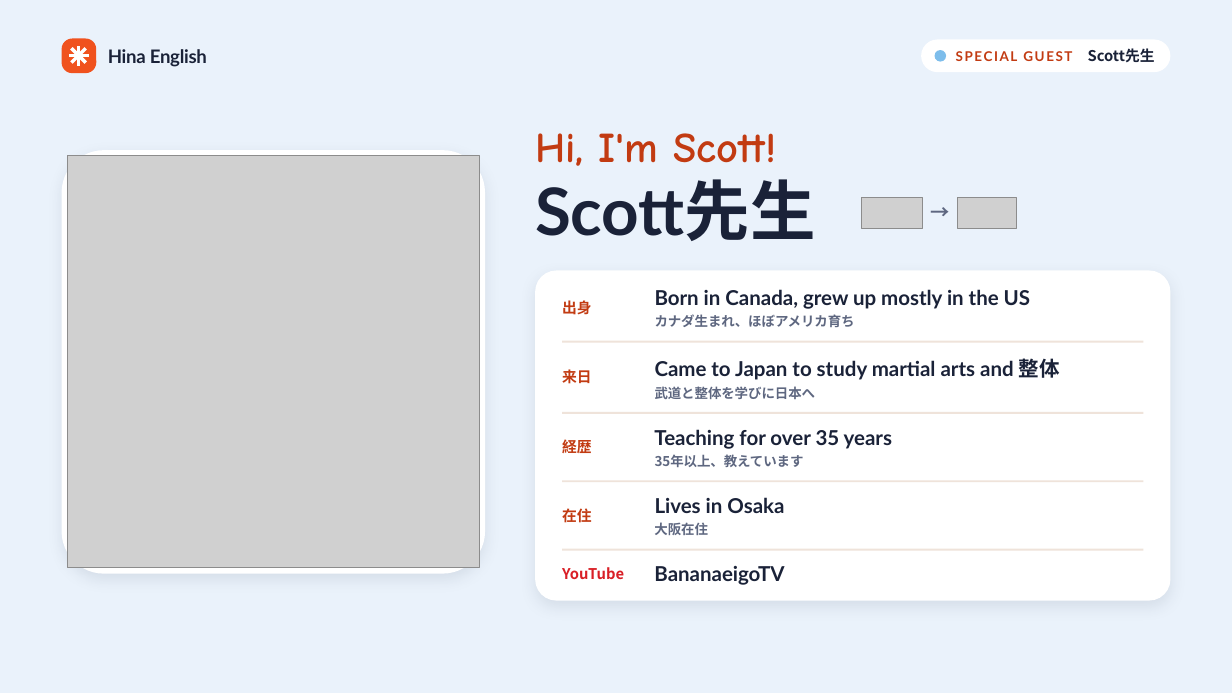
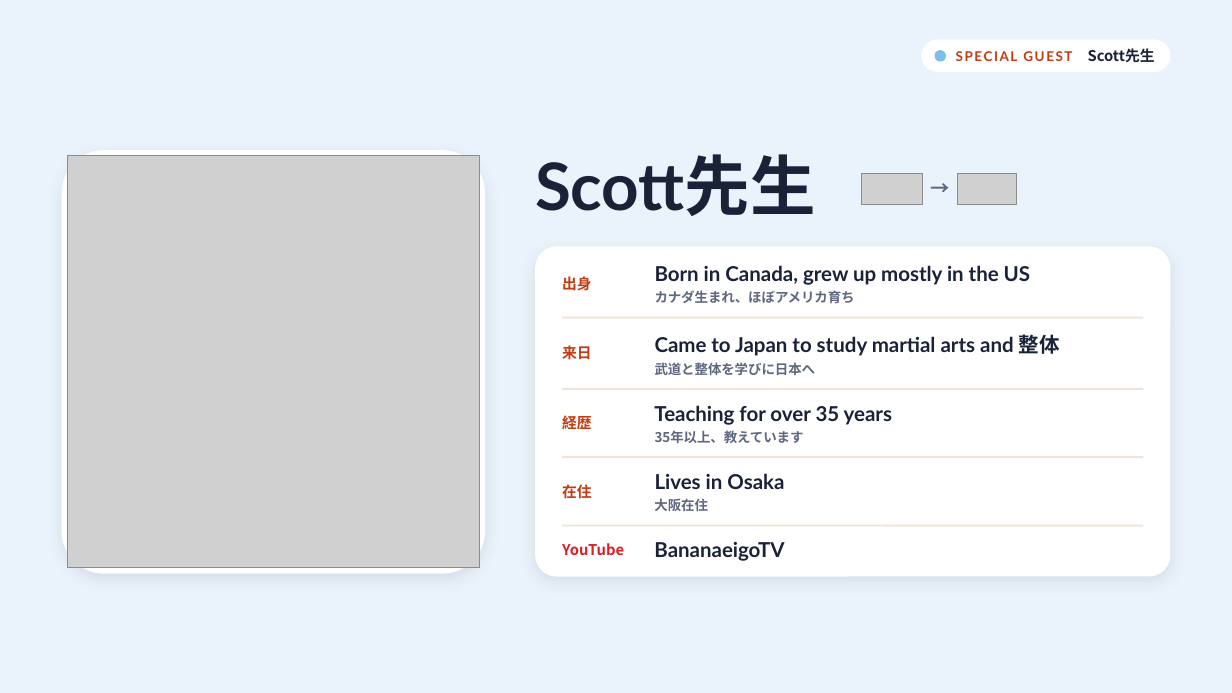
Before and after one commit to hinakajisaki-dev/hina-english, a slide deck: slide 2 of live/scott-will-can/scott-will-can.pptx. Drawn at 1232x693 pixels with LibreOffice and Linux fonts; fonts in the diff are those of the drawing; grey boxes stand for pictures. Boxes give left, top, right and bottom in pixels: in the first picture for what was removed or moved away, otherwise in the second. Text is boxed around its words. In the diff, an @@ line names an element or a change of style, - is before the commit and + after.

```diff
--- a/live/scott-will-can/scott-will-can.pptx
+++ b/live/scott-will-can/scott-will-can.pptx
@@ rounded rectangle removed at (62, 39, 97, 74) @@
@@ freeform shape removed at (69, 54, 90, 57) @@
@@ freeform shape removed at (70, 47, 87, 64) @@
@@ freeform shape removed at (70, 47, 87, 64) @@
@@ freeform shape removed at (77, 46, 80, 67) @@
@@ text removed at (108, 49, 207, 67) @@
-Hina English
@@ text removed at (535, 133, 777, 166) @@
-Hi, I'm Scott!
@@ 16 texts, 4 lines, 2 pictures, 1 rounded rectangle: place and size @@
-16 texts, 4 lines, 2 pictures, 1 rounded rectangle at (535, 179, 1171, 601)
+16 texts, 4 lines, 2 pictures, 1 rounded rectangle at (535, 154, 1171, 577)
```
Also in this commit, not shown: 49 other slides changed, 11 other files.
